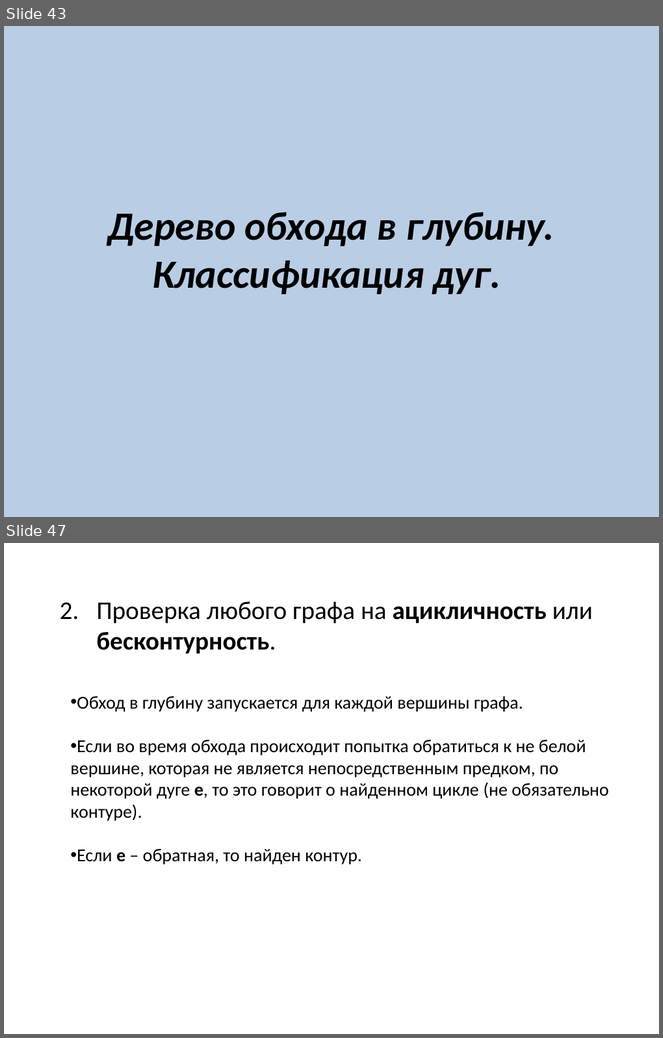
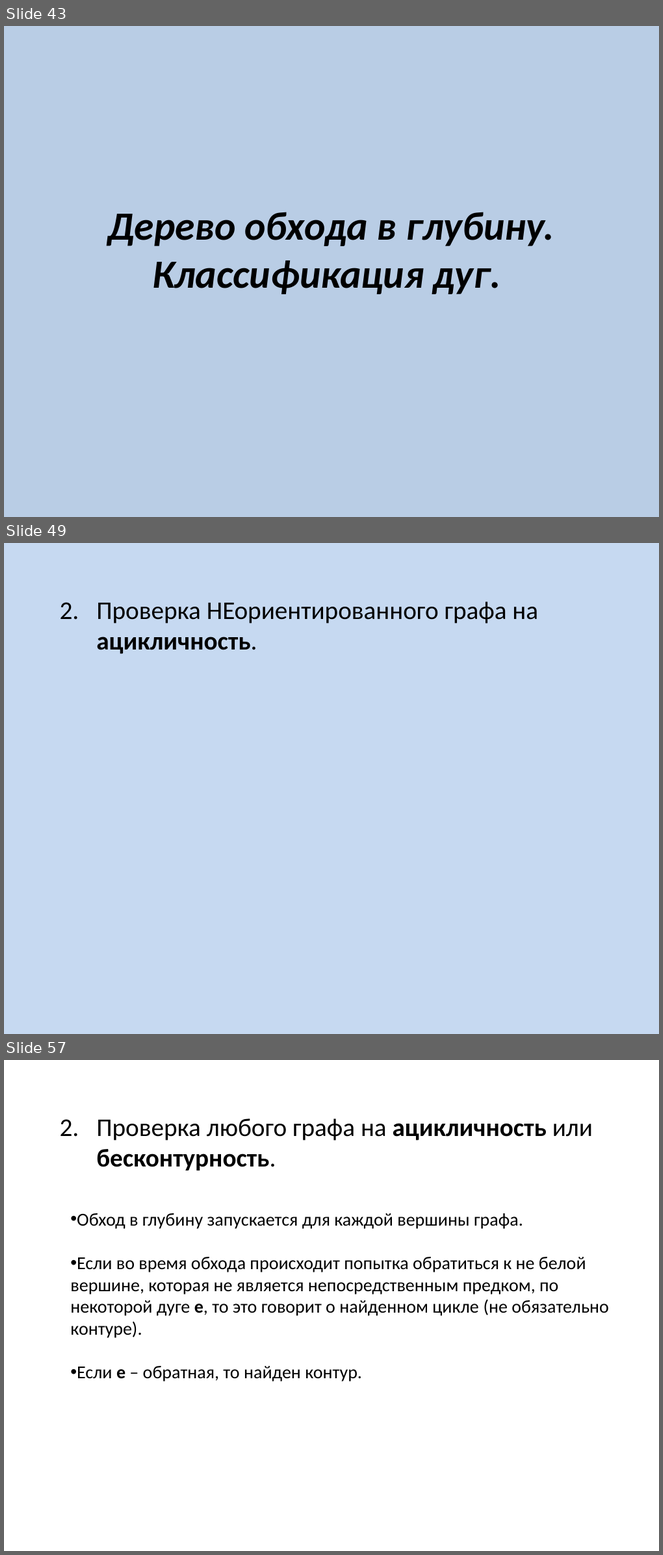
Before and after one commit to SteinbergOB/ANG, a slide deck: Презентации/Лекция 1.pptx. Shown one above the other, each under a label of ours: slides 43 and 47 before the commit, slides 43, 49 and 57 after it; the slides between them are not shown. The pictures are 663x1038 and 663x1555 pixels, drawn with LibreOffice and Linux fonts; fonts in the diff are those of the drawing. Boxes give left, top, right and bottom in pixels: in the first picture for what was removed or moved away, otherwise in the second. Text is boxed around its words. In the diff, an @@ line names an element or a change of style, - is before the commit and + after.

```diff
--- a/Презентации/Лекция 1.pptx
+++ b/Презентации/Лекция 1.pptx
@@ slide 49 added at (4,543,659,1034), background #C6D9F1 @@
@@ text added at (96,601,538,654), 28 pt, text #000000 @@
+2. Проверка НЕориентированного графа на ацикличность.
@@ what was slide 47 is now slide 57 @@
```
Also in this commit, not shown: 4 slides changed, 9 other slides added, 1 other file.
